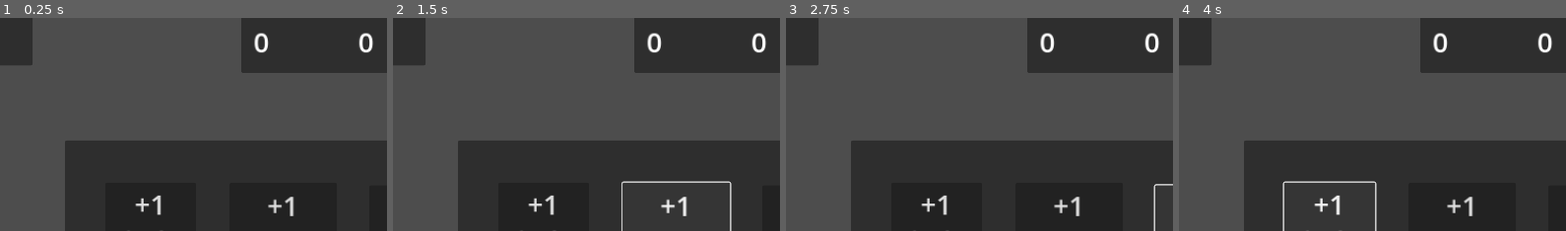
Above: before the commit, frames 1-4 (left to right).
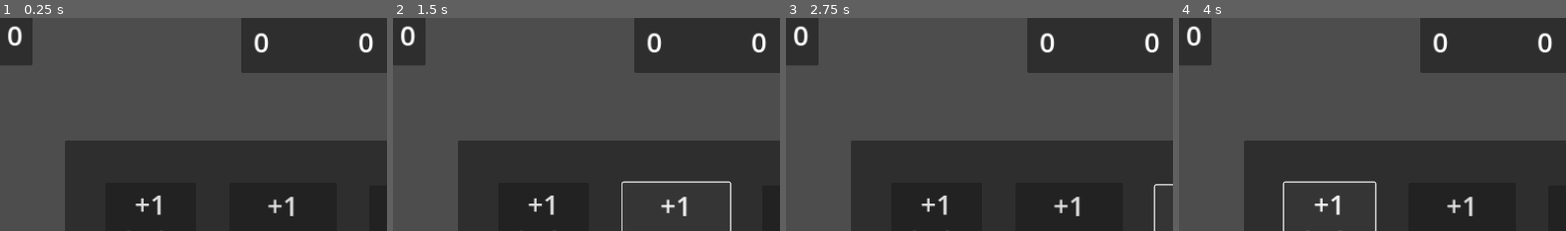
Above: after the commit, the same moments.

Repository: Knuclez/gw
Game: Godot game, scene res://scenes/core_screen.tscn
Two runs of this game, one before a commit and one after it. Both use one fixed random seed, a clock stepped at 60 frames per second and the inputs below. This scene is started directly instead of the project's main scene.
Inputs:
- Up to frame 1 (0.25 s): no input
- Up to frame 2 (1.5 s): click "+1 Piedra" at 0.5 s; click "+1 Madera" at 1.25 s
- Up to frame 3 (2.75 s): click "+1 Comida" at 2 s
- Up to frame 4 (4 s): click "To research panel" at 2.75 s; click "+1 Piedra" at 3.5 s
The pictures show only the part of the screen within x 12-62%, y 2-52%; the shares and areas given below are measured in that part.

The runs differ from the first frame. In frame 1, 0.2% of the frame differs, in the area x 2-6%, y 3-14%; in frame 2, 0.2%; in frame 3, 0.2%; in frame 4, 0.2%.
Error before the commit: Invalid call. Nonexistent function 'close_this_scene' in base 'Nil'. (res://singletons/scene_manager.gd:19)
Error after the commit: Invalid call. Nonexistent function 'close_this_scene' in base 'Nil'. (res://singletons/scene_manager.gd:18)

Commit message:
incremento de recursos funcionando

Diff:
--- a/project.godot
+++ b/project.godot
@@ -18,6 +18,7 @@
 
 SceneManager="*res://singletons/scene_manager.gd"
 PlayerData="*res://singletons/player_data.gd"
+Globals="*res://singletons/globals.gd"
 
 [display]
 
--- a/scenes/core_screen.tscn
+++ b/scenes/core_screen.tscn
@@ -112,7 +112,7 @@
 text = "+1
 Madera"
 
-[node name="Button" type="Button" parent="gathering_panel"]
+[node name="food_button" type="Button" parent="gathering_panel"]
 layout_mode = 0
 offset_left = 445.0
 offset_top = 66.0
@@ -137,4 +137,9 @@
 text = "To research
 panel"
 
+[node name="HTTPRequest" type="HTTPRequest" parent="."]
+
+[connection signal="button_up" from="gathering_panel/stone_button" to="." method="_on_stone_button_up"]
+[connection signal="button_up" from="gathering_panel/wood_button" to="." method="_on_wood_button_up"]
+[connection signal="button_up" from="gathering_panel/food_button" to="." method="_on_food_button_up"]
 [connection signal="button_up" from="research_panel/Button" to="." method="_on_research_panel_button_up"]
--- a/scenes/login_screen.tscn
+++ b/scenes/login_screen.tscn
@@ -57,4 +57,6 @@
 theme_override_styles/pressed = SubResource("StyleBoxFlat_rkxci")
 text = "ENTER"
 
+[node name="HTTPRequest" type="HTTPRequest" parent="."]
+
 [connection signal="button_up" from="Panel/enter_button" to="." method="_on_enter_button_up"]
--- a/scenes/scripts/core_screen.gd
+++ b/scenes/scripts/core_screen.gd
@@ -1,9 +1,12 @@
 extends Control
 
+@rpc('any_peer')
+func update_gui(data):
+	PlayerData.set_user_data(data)
+	player_data_changed()
 
-# Called when the node enters the scene tree for the first time.
 func _ready():
-	PlayerData.data_changed.connect(player_data_changed.bind())
+	player_data_changed()
 
 func close_this_scene():
 	queue_free()
@@ -18,8 +21,16 @@
 func _on_research_panel_button_up():
 	SceneManager.change_to_research_scene()
 
+func _on_food_button_up():
+	increase_resource.rpc_id(1, 1, Globals.food_index)
 
-#RPC to be replicated on server
+func _on_wood_button_up():
+	increase_resource.rpc_id(1, 1, Globals.wood_index)
+
+func _on_stone_button_up():
+	increase_resource.rpc_id(1, 1, Globals.stone_index)
+
+#RPC para replicar en server
 @rpc("any_peer")
-func increase_resource(resource_index : int):
+func increase_resource(add_amount: int ,resource_index: int):
 	pass
--- a/scenes/scripts/login_screen.gd
+++ b/scenes/scripts/login_screen.gd
@@ -1,18 +1,10 @@
 extends Control
 
-@rpc
-func to_game_screen():
+
+@rpc("any_peer")
+func client_to_game_screen(_user_data):
+	PlayerData.set_user_data(_user_data)
 	SceneManager.change_to_core_scene()
-
-#TODO
-@rpc
-func to_customization_screen():
-	pass
-
-#TODO
-@rpc
-func invalid_data():
-	pass
 
 func _on_enter_button_up():
 	var user : TextEdit = get_node("Panel/userText")
@@ -21,8 +13,15 @@
 func close_this_scene():
 	queue_free()
 
-
-#RPCS to replicate on server
+#RPC for replication in SV
 @rpc("any_peer")
 func check_data(_data):
 	pass
+
+@rpc
+func to_customization_screen():
+	pass
+
+@rpc
+func invalid_data():
+	pass
--- a/scenes/world_screen.tscn
+++ b/scenes/world_screen.tscn
@@ -10,3 +10,64 @@
 grow_horizontal = 2
 grow_vertical = 2
 script = ExtResource("1_ivxpk")
+
+[node name="points_panel" type="Panel" parent="."]
+layout_mode = 0
+offset_left = 746.0
+offset_top = 25.0
+offset_right = 1100.0
+offset_bottom = 632.0
+
+[node name="l1" type="Label" parent="points_panel"]
+layout_mode = 0
+offset_left = 30.0
+offset_top = 26.0
+offset_right = 181.0
+offset_bottom = 81.0
+theme_override_font_sizes/font_size = 40
+text = "Team 1:"
+
+[node name="l2" type="Label" parent="points_panel"]
+layout_mode = 0
+offset_left = 28.0
+offset_top = 203.0
+offset_right = 179.0
+offset_bottom = 258.0
+theme_override_font_sizes/font_size = 40
+text = "Team 2:"
+
+[node name="l3" type="Label" parent="points_panel"]
+layout_mode = 0
+offset_left = 28.0
+offset_top = 366.0
+offset_right = 179.0
+offset_bottom = 421.0
+theme_override_font_sizes/font_size = 40
+text = "Team 3:"
+
+[node name="t1_points_label" type="Label" parent="points_panel"]
+layout_mode = 0
+offset_left = 111.0
+offset_top = 105.0
+offset_right = 226.0
+offset_bottom = 160.0
+theme_override_font_sizes/font_size = 40
+text = "10000"
+
+[node name="t2_points_label" type="Label" parent="points_panel"]
+layout_mode = 0
+offset_left = 111.0
+offset_top = 275.0
+offset_right = 226.0
+offset_bottom = 330.0
+theme_override_font_sizes/font_size = 40
+text = "10000"
+
+[node name="t3_points_label" type="Label" parent="points_panel"]
+layout_mode = 0
+offset_left = 119.0
+offset_top = 475.0
+offset_right = 234.0
+offset_bottom = 530.0
+theme_override_font_sizes/font_size = 40
+text = "10000"
--- /dev/null
+++ b/singletons/globals.gd
@@ -0,0 +1,15 @@
+extends Node
+
+var http_sv
+var stone_index
+var wood_index
+var food_index
+var gold_index
+
+func _ready():
+	http_sv = 'http://127.0.0.1:8000'
+
+	stone_index = 0
+	wood_index = 1
+	food_index = 2
+	gold_index = 3
--- a/singletons/player_data.gd
+++ b/singletons/player_data.gd
@@ -1,20 +1,19 @@
 extends Node
 
-signal data_changed
+var id_db : int
+var username : String
 
 var team : int
-var wood : int = 1
-var stone : int = 5
+var wood : int = 0
+var stone : int = 0
 var gold : int = 0
-var food : int = 10
+var food : int = 0
 
-@rpc
-func give_data_to_client(_data):
-	team = _data
-	data_changed.emit()
-
-
-#RPC to replicate on server
-@rpc("any_peer")
-func ask_server_for_data():
-	pass
+func set_user_data(data):
+	id_db = data['_id']
+	username = data['username']
+	team = data['team']
+	stone =  data['resources'][Globals.stone_index]
+	wood =  data['resources'][Globals.wood_index]
+	food =  data['resources'][Globals.food_index]
+	gold =  data['resources'][Globals.gold_index]
--- a/singletons/scene_manager.gd
+++ b/singletons/scene_manager.gd
@@ -12,7 +12,6 @@
 	var core_scre = load("res://scenes/core_screen.tscn").instantiate()
 	get_node("/root/main").add_child(core_scre)
 	current_scene =	core_scre
-	PlayerData.ask_server_for_data.rpc_id(1)
 
 
 func change_to_research_scene():
